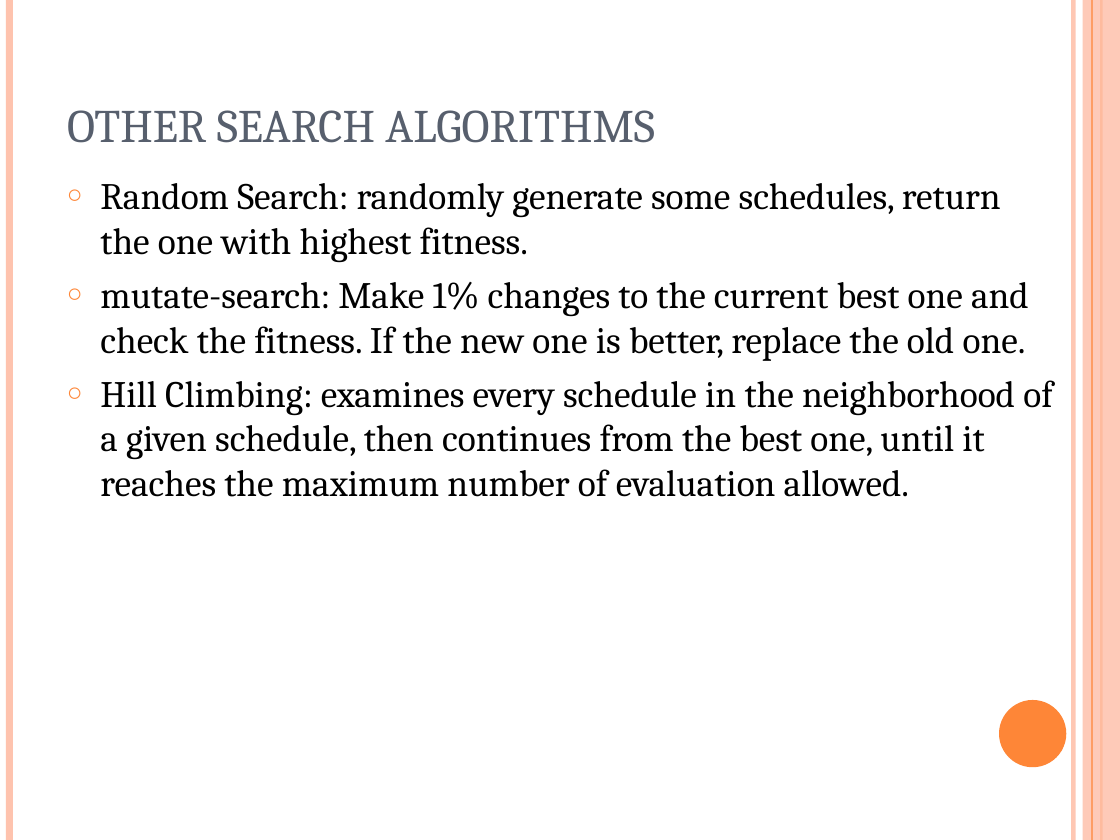
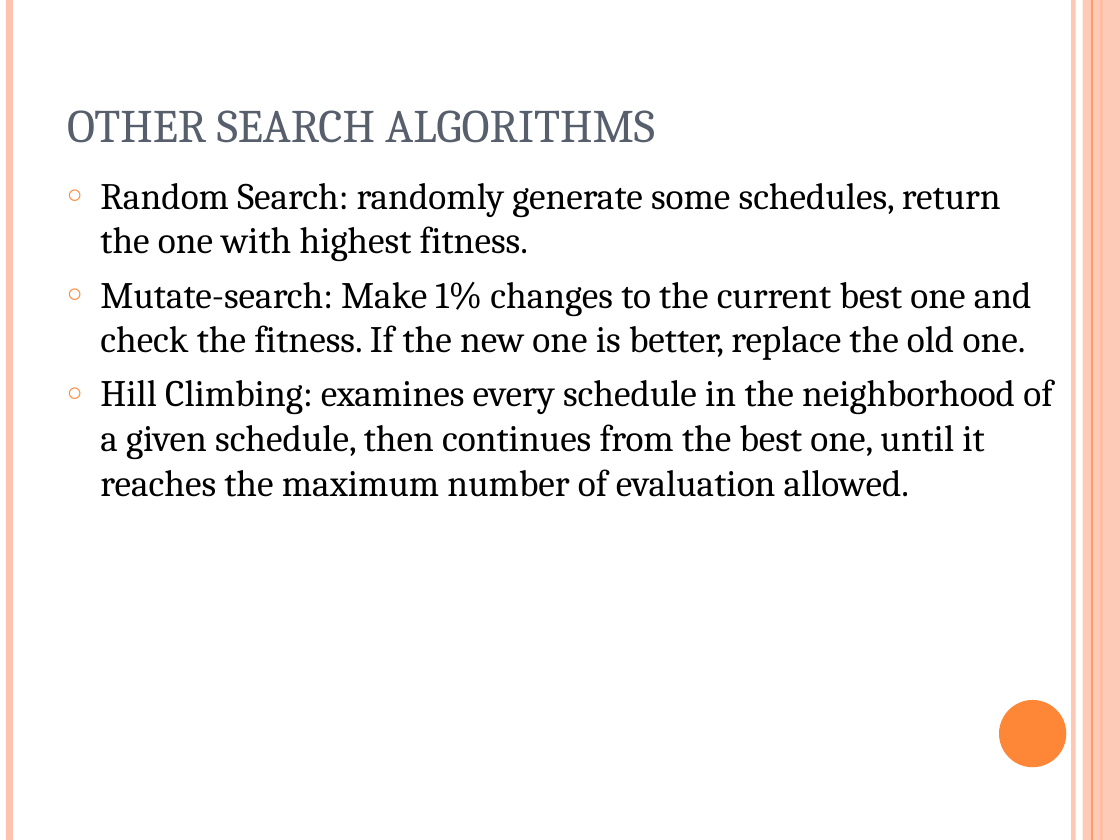
Before and after one commit to akokcam/csc384-genetic-algorithms-project, a slide deck: slide 4 of GA_TestBench/Data Files/presentation.ppt. Drawn at 1120x840 pixels with LibreOffice and Linux fonts; fonts in the diff are those of the drawing. Boxes give left, top, right and bottom in pixels: in the first picture for what was removed or moved away, otherwise in the second. Text is boxed around its words. In the diff, an @@ line names an element or a change of style, - is before the commit and + after.

```diff
--- a/GA_TestBench/Data Files/presentation.ppt
+++ b/GA_TestBench/Data Files/presentation.ppt
@@ text at [100, 282, 1032, 360]: text changed @@
-○ mutate-search: Make 1% changes to the current best one and check the fitness. If the new one is better, replace the old one.
+○ Mutate-search: Make 1% changes to the current best one and check the fitness. If the new one is better, replace the old one.
```
Also in this commit, not shown: 4 other slides changed, 1 other file.
